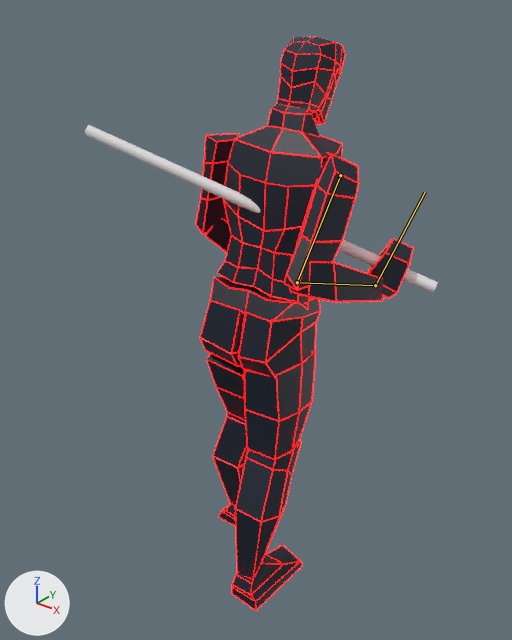
Two versions of the FBX model Assets/Meshes/player.fbx, one commit apart.
One viewpoint serves both versions: a 50 mm lens placed at (1.4, -1.69, 2.14), pointed at (-0.06, 0.14, 1.0). The axes (+X, +Y, +Z) are drawn at lower left. The lights are the same throughout. Both versions are drawn at frame 35 of the action 'armature|Interact'; the numbers are the values there. The bones that change are drawn over the model as lines.

In view in the first picture: 'Head', 'LeftLowerLeg', 'LeftUpperArm', 'Pelvis', 'RightFoot', 'RightForeArm', 'RightForeArmWireframe', 'RightHand', 'RightHandWireframe', 'RightLowerLeg', 'RightThigh', 'RightUpperArm', 'RightUpperArmWireframe', 'Sword', 'Torso', 'Waist'.
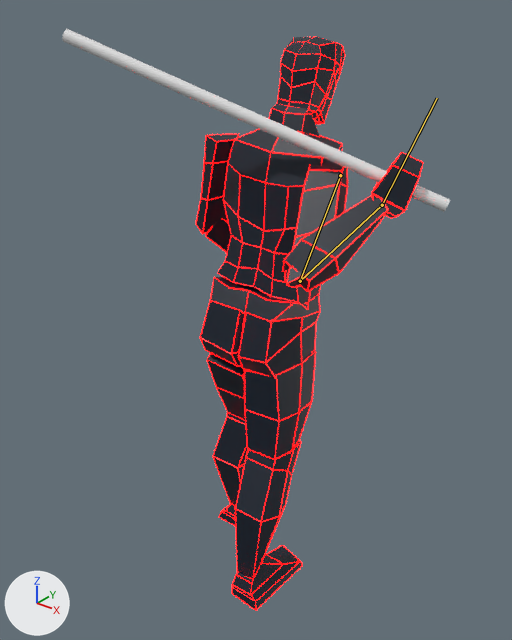
Changed parts and their boxes [x1, y1, x2, y2] in the pictures (512 x 640 px):
'Sword', posed (10% wider, 9% taller): before [85, 125, 438, 293]; after [62, 29, 450, 212]
'RightForeArm', posed (13% wider, 140% taller): before [291, 262, 383, 301]; after [283, 196, 387, 291]
'RightUpperArm', posed (15% narrower, 7% shorter): before [285, 153, 358, 289]; after [285, 160, 347, 287]
'RightHand', posed (11% wider, 12% taller): before [368, 239, 412, 297]; after [373, 153, 422, 218]
'RightUpperArmWireframe', posed (14% narrower, 11% shorter): before [284, 153, 359, 291]; after [284, 165, 348, 288]
'RightForeArmWireframe', posed (13% wider, 113% taller): before [290, 257, 384, 302]; after [282, 195, 388, 292]
'RightHandWireframe', posed (17% wider, 10% taller): before [368, 238, 413, 298]; after [371, 152, 424, 218]
bone 'upper_arm.R', root to tip: before (340, 175) to (297, 282); after (340, 175) to (300, 281)
bone 'forearm.R', root to tip: before (297, 282) to (375, 285); after (300, 281) to (382, 205)
bone 'hand.R', root to tip: before (375, 285) to (425, 192); after (382, 205) to (437, 98)

The change in detail:
Bone 'upper_arm.R' (bone_upper_arm_r) turns from (-6, 0, 85) to (-17, 57, 68) degrees about its own x, y and z.
Bone 'forearm.R' (bone_forearm_r) turns from (112, 14, -9) to (151, 18, -5) degrees about its own x, y and z.
Bone 'hand.R' (bone_hand_r) turns from (59, -41, 39) to (42, 23, 24) degrees about its own x, y and z.
